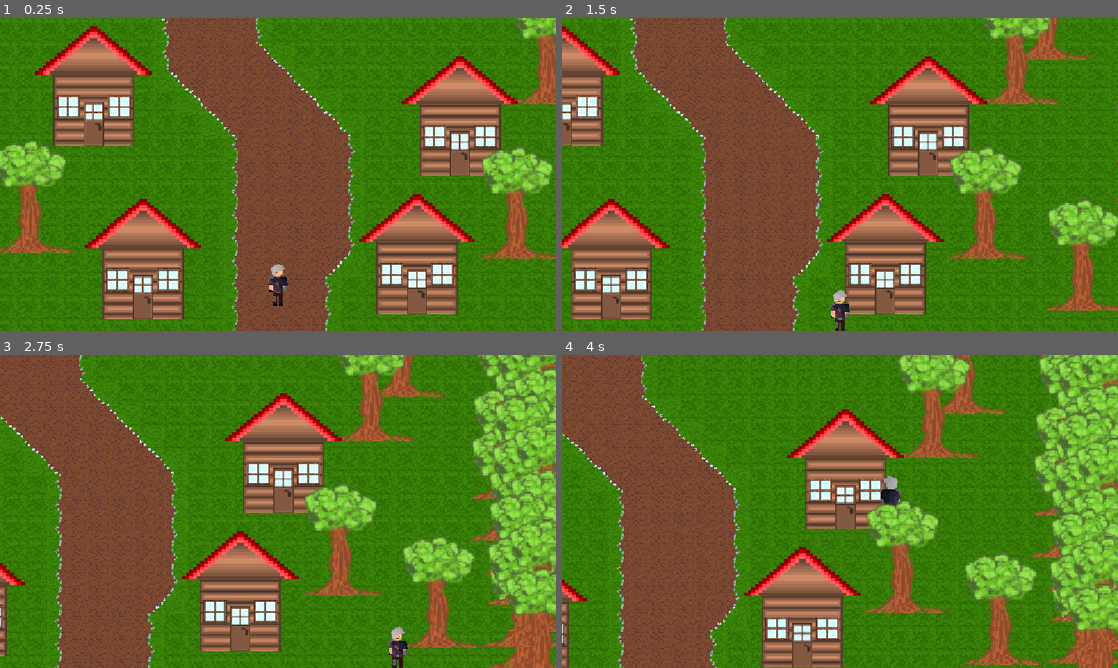
Above: before the commit, frames 1-4 (two rows, left to right).
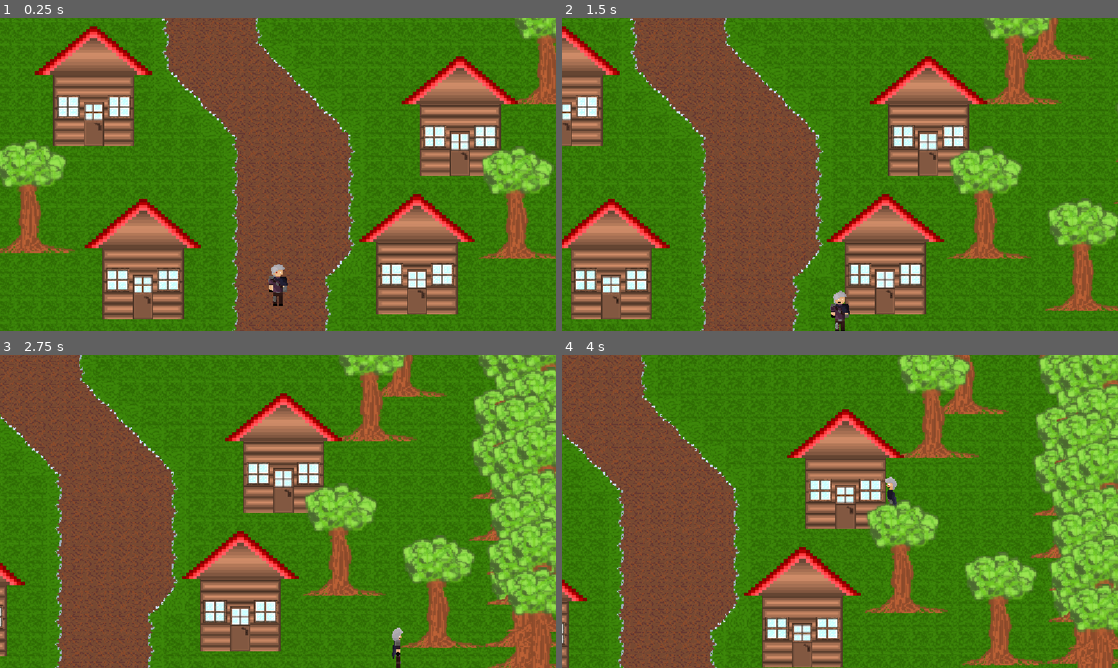
Above: after the commit, the same moments.

Repository: MrHollowhead/The-Shadow-Awakening
Game: Godot game, scene res://world.tscn
The game is run twice, just before and just after one commit, with the same random seed, the same clock (stepped at 60 frames per second) and the same inputs.
Inputs:
- Up to frame 1 (0.25 s): no input
- Up to frame 2 (1.5 s): tap Enter at 0.5 s; hold Right (ui_right) 0.53-1.28 s; hold Shift (Sprint) 0.53-1.28 s; tap Space at 1.25 s; hold Down (ui_down) from 1.28 s (still down); tap Shift (Sprint) at 1.35 s
- Up to frame 3 (2.75 s): tap Enter at 2 s; release Down (ui_down) at 2.03 s; hold Right (ui_right) from 2.03 s (still down); hold Shift (Sprint) from 2.03 s (still down)
- Up to frame 4 (4 s): release Right (ui_right) at 2.78 s; release Shift (Sprint) at 2.78 s; hold Up (ui_up) 2.78-3.53 s; tap Shift (Sprint) at 2.85 s; hold Left (ui_left) from 3.53 s (still down); hold Shift (Sprint) from 3.53 s (still down)

The runs differ from the first frame. In frame 1, less than 0.1% of the frame differs, in the area x 50-52%, y 89-90%; in frame 2, less than 0.1%; in frame 3, 0.2%, in the area x 69-74%, y 86-100%; in frame 4, 0.2%.

Commit message:
09.23 Walking anim

Diff:
--- a/main_hero.gd
+++ b/main_hero.gd
@@ -1,6 +1,7 @@
 extends CharacterBody2D
 const NORMAL_SPEED = 300.0
 const SPRINT_SPEED = 400.0
+var last_direcion = ""
 
 
 func _physics_process(delta: float) -> void:
@@ -10,14 +11,79 @@
 	var direction := Input.get_vector("ui_left", "ui_right", "ui_up", "ui_down")
 	if direction:
 		velocity = direction * SPEED
+		if direction.y > 0:
+			last_direcion = "up"
+		elif direction.y < 0:
+			last_direcion = "down"
+		elif direction.x > 0:
+			last_direcion = "right"
+		else:
+			last_direcion = "left"
 	else:
 		velocity = velocity.move_toward(Vector2.ZERO, SPEED)
 
-	if direction.y < 0:
-		$hero_back_look.show()
+	if direction.y != 0 or direction.x != 0:
+		$hero_back_look.hide()
 		$hero_front_look.hide()
-	elif direction.y > 0:
-		$hero_back_look.hide()
-		$hero_front_look.show()
+		$hero_left_look.hide()
+		$hero_right_look.hide()
+		if direction.y < 0:
+			$hero_back_walk.show()
+			$hero_back_walk.play("default")
+			$hero_front_walk.hide()
+			$hero_front_walk.stop()
+			$hero_left_walk.hide()
+			$hero_left_walk.stop()
+			$hero_right_walk.hide()
+			$hero_right_walk.stop()
+		elif direction.y > 0:
+			$hero_front_walk.show()
+			$hero_front_walk.play("default")
+			$hero_back_walk.hide()
+			$hero_back_walk.stop()
+			$hero_left_walk.hide()
+			$hero_left_walk.stop()
+			$hero_right_walk.hide()
+			$hero_right_walk.stop()
+		elif direction.x > 0:
+			$hero_right_walk.show()
+			$hero_right_walk.play("default")
+			$hero_back_walk.hide()
+			$hero_back_walk.stop()
+			$hero_front_walk.hide()
+			$hero_front_walk.stop()
+			$hero_left_walk.hide()
+			$hero_left_walk.stop()
+		elif direction.x < 0:
+			$hero_left_walk.show()
+			$hero_left_walk.play("default")
+			$hero_back_walk.hide()
+			$hero_back_walk.stop()
+			$hero_front_walk.hide()
+			$hero_front_walk.stop()
+			$hero_right_walk.hide()
+			$hero_right_walk.stop()
+	if direction.y == 0 and direction.x == 0:
+		$hero_back_walk.hide()
+		$hero_back_walk.stop()
+		$hero_front_walk.hide()
+		$hero_front_walk.stop()
+		$hero_left_walk.hide()
+		$hero_left_walk.stop()
+		$hero_right_walk.hide()
+		$hero_right_walk.stop()
+		if last_direcion == "up":
+			$hero_front_look.show()
+		elif last_direcion == "down":
+			$hero_back_look.show()
+		elif last_direcion == "right":
+			$hero_right_look.show()
+		elif last_direcion == "left":
+			$hero_left_look.show()
+
+
+
+
+
 
 	move_and_slide()
--- a/world.tscn
+++ b/world.tscn
@@ -14,11 +14,29 @@
 [ext_resource type="Texture2D" uid="uid://6nvvvi087uua" path="res://art/tiles/lg_corner/grass_mix_dirt_llc.png" id="12_cbp6q"]
 [ext_resource type="Script" uid="uid://b0welgy1mtjua" path="res://main_hero.gd" id="13_2u3nc"]
 [ext_resource type="Texture2D" uid="uid://dk160dmrt7j10" path="res://art/houses/hazteto.png" id="14_2u3nc"]
-[ext_resource type="Texture2D" uid="uid://0jadvyow3bo2" path="res://art/characters/main_hero_front.png" id="14_udxuc"]
-[ext_resource type="Texture2D" uid="uid://bsolhe7obxy1w" path="res://art/characters/main_hero_back.png" id="15_ikiii"]
+[ext_resource type="Texture2D" uid="uid://0jadvyow3bo2" path="res://art/characters/hero/main_hero_front.png" id="14_udxuc"]
+[ext_resource type="Texture2D" uid="uid://bsolhe7obxy1w" path="res://art/characters/hero/main_hero_back.png" id="15_ikiii"]
 [ext_resource type="Texture2D" uid="uid://dgrrvppqjukdf" path="res://art/houses/haz_kocka.png" id="15_udxuc"]
+[ext_resource type="Texture2D" uid="uid://bpgkjxwhq5v3h" path="res://art/characters/hero/main_hero_right.png" id="16_bc84e"]
 [ext_resource type="PackedScene" uid="uid://bgunnljt2fg6i" path="res://tree.tscn" id="17_udxuc"]
+[ext_resource type="Texture2D" uid="uid://8r0t0qaeaa4w" path="res://art/characters/hero/main_hero_left.png" id="17_wukud"]
+[ext_resource type="Texture2D" uid="uid://figwpteq6kjh" path="res://art/characters/hero/anim/forward/main_hero_front_walk1.png" id="18_mc2jv"]
+[ext_resource type="Texture2D" uid="uid://dtty2qltdhn7c" path="res://art/characters/hero/anim/forward/main_hero_front_walk2.png" id="19_bo7i5"]
 [ext_resource type="AudioStream" uid="uid://fecq00n4k13i" path="res://music/rák_zene_1_demo.wav" id="19_cbp6q"]
+[ext_resource type="Texture2D" uid="uid://b2gbph51aihy5" path="res://art/characters/hero/anim/forward/main_hero_front_walk3.png" id="20_4h6ng"]
+[ext_resource type="Texture2D" uid="uid://dewlj0fhv5y6s" path="res://art/characters/hero/anim/forward/main_hero_front_walk4.png" id="21_o3ebs"]
+[ext_resource type="Texture2D" uid="uid://ca7usllpy8j2q" path="res://art/characters/hero/anim/back/main_hero_back1.png" id="22_my276"]
+[ext_resource type="Texture2D" uid="uid://bsbni6hxiiu0e" path="res://art/characters/hero/anim/back/main_hero_back2.png" id="23_yx0jh"]
+[ext_resource type="Texture2D" uid="uid://diuuuhgidcl2j" path="res://art/characters/hero/anim/back/main_hero_back3.png" id="24_1ew0l"]
+[ext_resource type="Texture2D" uid="uid://c2u5kba5n6d7c" path="res://art/characters/hero/anim/back/main_hero_back4.png" id="25_ryup7"]
+[ext_resource type="Texture2D" uid="uid://b7tg5qmhx5x1b" path="res://art/characters/hero/anim/left/main_hero_left_walk1.png" id="26_ytpkv"]
+[ext_resource type="Texture2D" uid="uid://doqqjrqil7ob1" path="res://art/characters/hero/anim/left/main_hero_left_walk2.png" id="27_jas3d"]
+[ext_resource type="Texture2D" uid="uid://c7jwraj6rh0sa" path="res://art/characters/hero/anim/left/main_hero_left_walk3.png" id="28_7htu6"]
+[ext_resource type="Texture2D" uid="uid://4ywk77o2d225" path="res://art/characters/hero/anim/left/main_hero_left_walk4.png" id="29_7qk3m"]
+[ext_resource type="Texture2D" uid="uid://c1y17r4tvcbb6" path="res://art/characters/hero/anim/right/main_hero_right_walk1.png" id="30_xpnt2"]
+[ext_resource type="Texture2D" uid="uid://b0fx1s4ffn8q8" path="res://art/characters/hero/anim/right/main_hero_right_walk2.png" id="31_ruyqm"]
+[ext_resource type="Texture2D" uid="uid://un3mla88hncj" path="res://art/characters/hero/anim/right/main_hero_right_walk3.png" id="32_fnoqa"]
+[ext_resource type="Texture2D" uid="uid://i0630n1ne866" path="res://art/characters/hero/anim/right/main_hero_right_walk4.png" id="33_nx736"]
 
 [sub_resource type="TileSetAtlasSource" id="TileSetAtlasSource_26xuy"]
 texture = ExtResource("2_pkg7o")
@@ -104,6 +122,86 @@
 [sub_resource type="RectangleShape2D" id="RectangleShape2D_8desx"]
 size = Vector2(14, 19.5)
 
+[sub_resource type="SpriteFrames" id="SpriteFrames_bc84e"]
+animations = [{
+"frames": [{
+"duration": 1.0,
+"texture": ExtResource("18_mc2jv")
+}, {
+"duration": 1.0,
+"texture": ExtResource("19_bo7i5")
+}, {
+"duration": 1.0,
+"texture": ExtResource("20_4h6ng")
+}, {
+"duration": 1.0,
+"texture": ExtResource("21_o3ebs")
+}],
+"loop": 1,
+"name": &"default",
+"speed": 6.0
+}]
+
+[sub_resource type="SpriteFrames" id="SpriteFrames_3r65y"]
+animations = [{
+"frames": [{
+"duration": 1.0,
+"texture": ExtResource("22_my276")
+}, {
+"duration": 1.0,
+"texture": ExtResource("23_yx0jh")
+}, {
+"duration": 1.0,
+"texture": ExtResource("24_1ew0l")
+}, {
+"duration": 1.0,
+"texture": ExtResource("25_ryup7")
+}],
+"loop": 1,
+"name": &"default",
+"speed": 6.0
+}]
+
+[sub_resource type="SpriteFrames" id="SpriteFrames_hj2de"]
+animations = [{
+"frames": [{
+"duration": 1.0,
+"texture": ExtResource("26_ytpkv")
+}, {
+"duration": 1.0,
+"texture": ExtResource("27_jas3d")
+}, {
+"duration": 1.0,
+"texture": ExtResource("28_7htu6")
+}, {
+"duration": 1.0,
+"texture": ExtResource("29_7qk3m")
+}],
+"loop": 1,
+"name": &"default",
+"speed": 6.0
+}]
+
+[sub_resource type="SpriteFrames" id="SpriteFrames_cp2t4"]
+animations = [{
+"frames": [{
+"duration": 1.0,
+"texture": ExtResource("30_xpnt2")
+}, {
+"duration": 1.0,
+"texture": ExtResource("31_ruyqm")
+}, {
+"duration": 1.0,
+"texture": ExtResource("32_fnoqa")
+}, {
+"duration": 1.0,
+"texture": ExtResource("33_nx736")
+}],
+"loop": 1,
+"name": &"default",
+"speed": 6.0
+}]
+
 [sub_resource type="RectangleShape2D" id="RectangleShape2D_hj2de"]
 size = Vector2(111, 100)
 
@@ -142,6 +240,18 @@
 position = Vector2(0, -30.999973)
 scale = Vector2(1.0714285, 1.0714285)
 texture = ExtResource("15_ikiii")
+
+[node name="hero_right_look" type="Sprite2D" parent="main_hero" unique_id=855767156]
+visible = false
+position = Vector2(-1.5258789e-05, -27.999992)
+scale = Vector2(1.2142835, 1.0714287)
+texture = ExtResource("16_bc84e")
+
+[node name="hero_left_look" type="Sprite2D" parent="main_hero" unique_id=188407062]
+visible = false
+position = Vector2(-3.8146973e-06, -27.999992)
+scale = Vector2(1.2500007, 1.0714287)
+texture = ExtResource("17_wukud")
 
 [node name="Hero_hitbox" type="CollisionShape2D" parent="main_hero" unique_id=1101644926]
 visible = false
@@ -156,6 +266,32 @@
 limit_right = 1150
 limit_bottom = 650
 
+[node name="hero_front_walk" type="AnimatedSprite2D" parent="main_hero" unique_id=465765438]
+visible = false
+position = Vector2(0, -30.999973)
+scale = Vector2(1.0714285, 1.0714285)
+sprite_frames = SubResource("SpriteFrames_bc84e")
+autoplay = "default"
+frame_progress = 0.12609401
+
+[node name="hero_back_walk" type="AnimatedSprite2D" parent="main_hero" unique_id=560781496]
+visible = false
+position = Vector2(0.24998368, -30.535694)
+scale = Vector2(1.0535703, 1.0535702)
+sprite_frames = SubResource("SpriteFrames_3r65y")
+
+[node name="hero_left_walk" type="AnimatedSprite2D" parent="main_hero" unique_id=1508194873]
+visible = false
+position = Vector2(-6.67572e-06, -27.999992)
+scale = Vector2(1.2857133, 1.0714287)
+sprite_frames = SubResource("SpriteFrames_hj2de")
+
+[node name="hero_right_walk" type="AnimatedSprite2D" parent="main_hero" unique_id=929933525]
+visible = false
+position = Vector2(0, -27.999992)
+scale = Vector2(1.2142859, 1.0714287)
+sprite_frames = SubResource("SpriteFrames_cp2t4")
+
 [node name="House2" type="StaticBody2D" parent="." unique_id=780179261]
 position = Vector2(614, 90)
 
Binary file added: art/characters/hero/anim/back/main_hero_back1.png
Not shown, added: art/characters/hero/anim/back/main_hero_back1.png.import
Binary file added: art/characters/hero/anim/back/main_hero_back2.png
Not shown, added: art/characters/hero/anim/back/main_hero_back2.png.import
Binary file added: art/characters/hero/anim/back/main_hero_back3.png
Not shown, added: art/characters/hero/anim/back/main_hero_back3.png.import
Binary file added: art/characters/hero/anim/back/main_hero_back4.png
Not shown, changed: art/characters/hero/anim/back/main_hero_back4.png.import
Binary file added: art/characters/hero/anim/forward/main_hero_front_walk1.png
Not shown, added: art/characters/hero/anim/forward/main_hero_front_walk1.png.import
Binary file added: art/characters/hero/anim/forward/main_hero_front_walk2.png
Not shown, added: art/characters/hero/anim/forward/main_hero_front_walk2.png.import
(and 31 more such lines)
